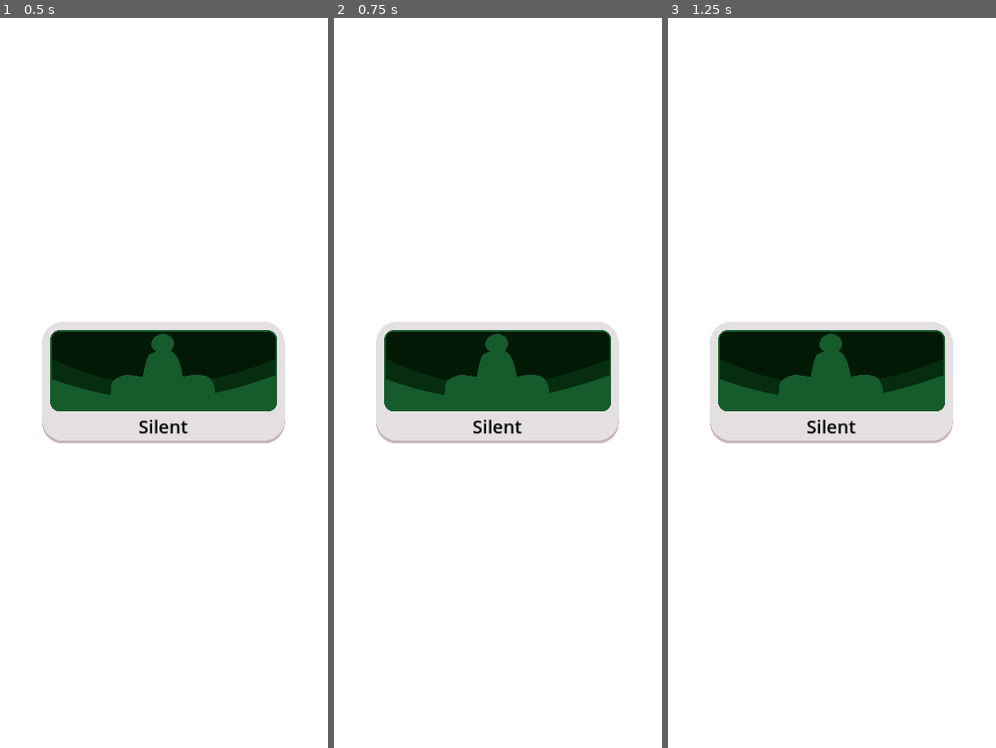
Above: before the commit, frames 1-3 (left to right).
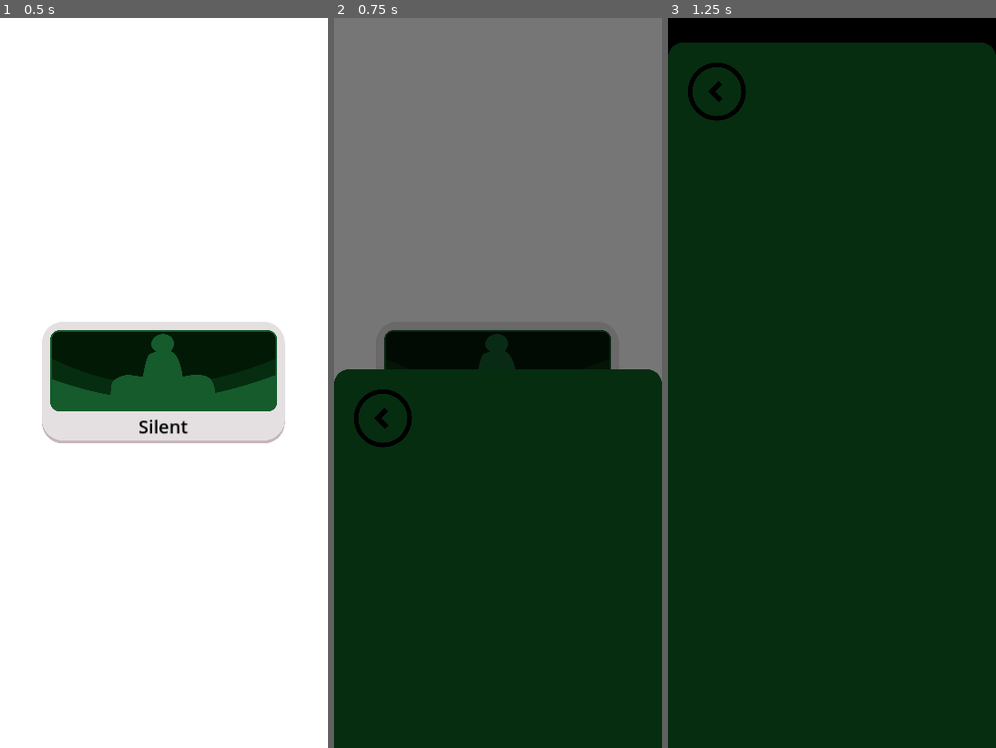
Above: after the commit, the same moments.

Repository: JeppeLindberg/Meditation_Timer
Game: Godot game, scene res://scenes/main_scene.tscn
The game is run twice, just before and just after one commit, with the same random seed, the same clock (stepped at 60 frames per second) and the same inputs.
Inputs:
- Up to frame 1 (0.5 s): no input
- Up to frame 2 (0.75 s): click "Silent" at 0.5 s
- Up to frame 3 (1.25 s): no input

Frame 1 is identical in both runs. In frame 2, 96% of the frame differs, in the area x 0-100%, y 0-100%; in frame 3, 96%.

Commit message:
meditation window

Diff:
--- a/scenes/main_scene.tscn
+++ b/scenes/main_scene.tscn
@@ -1,26 +1,53 @@
-[gd_scene load_steps=8 format=3 uid="uid://c50saja4yap0w"]
+[gd_scene load_steps=13 format=3 uid="uid://c50saja4yap0w"]
 
 [ext_resource type="Script" path="res://scripts/main_scene.gd" id="1_5oejp"]
 [ext_resource type="Texture2D" uid="uid://dy7ubts3wma1p" path="res://sprites/shelf.svg" id="1_6atf7"]
 [ext_resource type="Script" path="res://scripts/meditation_menu.gd" id="1_8s6u5"]
 [ext_resource type="Texture2D" uid="uid://b3coic1swxplg" path="res://sprites/panel_button.svg" id="1_njh2d"]
 [ext_resource type="Texture2D" uid="uid://b4qc0rydjmtn5" path="res://sprites/silent.svg" id="2_3n5om"]
+[ext_resource type="Script" path="res://scripts/main_menu.gd" id="4_8owsi"]
+[ext_resource type="Texture2D" uid="uid://eq0qyc83koaj" path="res://sprites/back_button.svg" id="4_aifvn"]
 [ext_resource type="Script" path="res://scripts/subject_button.gd" id="4_u4kv6"]
+[ext_resource type="Texture2D" uid="uid://jfudr55s8ms" path="res://sprites/back_button_pressed.svg" id="5_j3bww"]
+[ext_resource type="Script" path="res://scripts/back_button.gd" id="5_x7m7k"]
 [ext_resource type="Texture2D" uid="uid://bw4rheleiiqmo" path="res://sprites/panel_pressed.svg" id="6_iigh6"]
+
+[sub_resource type="Curve" id="Curve_wefxq"]
+_data = [Vector2(0, 0), 0.0, 0.0, 0, 0, Vector2(0.318328, 1), 0.0, 0.0, 0, 0]
+point_count = 2
 
 [node name="main_scene" type="Node2D"]
 script = ExtResource("1_5oejp")
 
 [node name="meditation_menu" type="Node2D" parent="."]
+z_index = 100
 position = Vector2(0, 2400)
 script = ExtResource("1_8s6u5")
+move_curve = SubResource("Curve_wefxq")
 
-[node name="TextureRect" type="TextureRect" parent="meditation_menu"]
+[node name="blackout" type="ColorRect" parent="meditation_menu"]
+offset_left = -1164.0
+offset_top = -2769.0
+offset_right = 2221.0
+offset_bottom = 2961.0
+color = Color(0, 0, 0, 0)
+
+[node name="background" type="TextureRect" parent="meditation_menu"]
 offset_right = 40.0
 offset_bottom = 40.0
 texture = ExtResource("1_6atf7")
 
+[node name="back_button" type="TextureButton" parent="meditation_menu"]
+offset_left = 60.0
+offset_top = 60.0
+offset_right = 260.0
+offset_bottom = 260.0
+texture_normal = ExtResource("4_aifvn")
+texture_pressed = ExtResource("5_j3bww")
+script = ExtResource("5_x7m7k")
+
 [node name="main_menu" type="Node2D" parent="."]
+script = ExtResource("4_8owsi")
 
 [node name="top" type="Node2D" parent="main_menu"]
 
--- /dev/null
+++ b/scripts/back_button.gd
@@ -0,0 +1,20 @@
+extends TextureButton
+
+var _scene_paths := preload("res://scripts/library/scene_paths.gd").new()
+
+var _meditation_menu
+
+var _prev_button_pressed = false
+
+func start():
+	_meditation_menu = get_node(_scene_paths.MEDITATION_MENU)
+
+func _process(_delta):
+	if _prev_button_pressed == true and button_pressed == false:
+		if is_hovered():
+			_button_pressed()
+
+	_prev_button_pressed = button_pressed
+
+func _button_pressed():
+	_meditation_menu.move_to_main_menu()
--- a/scripts/library/scene_paths.gd
+++ b/scripts/library/scene_paths.gd
@@ -1,2 +1,6 @@
 const UNDER_TOP_PANEL_ANCHOR: String = "/root/main_scene/under_top_panel_anchor"
 const BOTTOM_ANCHOR: String = "/root/main_scene/bottom_anchor"
+
+const MAIN_SCENE: String = "/root/main_scene"
+const MAIN_MENU: String = "/root/main_scene/main_menu"
+const MEDITATION_MENU: String = "/root/main_scene/meditation_menu"
--- /dev/null
+++ b/scripts/main_menu.gd
@@ -0,0 +1,17 @@
+extends Node2D
+
+var _scene_paths := preload("res://scripts/library/scene_paths.gd").new()
+
+var _main_scene
+
+var active = true
+
+func start():
+	_main_scene = get_node(_scene_paths.MAIN_SCENE)
+
+func activate_menu():
+	active = true
+	_main_scene.make_clickable(self)
+
+func deactivate_menu():
+	active = false
--- a/scripts/main_scene.gd
+++ b/scripts/main_scene.gd
@@ -3,13 +3,20 @@
 
 
 func _ready():
-	_activate_node(self)
+	_start_node(self)
 	get_node("under_top_panel_anchor")
 
 
-func _activate_node(node):
-	if node.has_method("activate"):
-		node.activate()
+func _start_node(node):
+	if node.has_method("start"):
+		node.start()
 
 	for child in node.get_children():
-		_activate_node(child)
+		_start_node(child)
+
+
+func seconds():
+	return float(Time.get_ticks_msec()) / 1000.0
+
+func make_clickable(node):
+	node.move_to_front()
--- a/scripts/meditation_menu.gd
+++ b/scripts/meditation_menu.gd
@@ -2,10 +2,42 @@
 
 var _scene_paths := preload("res://scripts/library/scene_paths.gd").new()
 
+@export var move_curve: Curve
+
+var _main_scene
+var _main_menu
 var _under_top_panel_pos
 var _bottom_pos
+var _blackout
+
+var active = false
+var _activated_at = -1.0
 
 
-func activate():
+func start():
+	_main_scene = get_node(_scene_paths.MAIN_SCENE)
+	_main_menu = get_node(_scene_paths.MAIN_MENU)
 	_bottom_pos = get_node(_scene_paths.BOTTOM_ANCHOR).global_position
 	_under_top_panel_pos = get_node(_scene_paths.UNDER_TOP_PANEL_ANCHOR).global_position
+	_blackout = get_node("blackout")
+
+func _process(_delta):
+	var weight = move_curve.sample(_main_scene.seconds() - _activated_at)
+	if not active:
+		weight = 1.0 - weight
+	global_position = lerp(_bottom_pos, _under_top_panel_pos, weight)
+	_blackout.color = Color(0, 0, 0, weight)
+
+func activate_menu():
+	active = true
+	_activated_at = _main_scene.seconds()
+	_main_scene.make_clickable(self)
+
+func deactivate_menu():
+	active = false
+	_activated_at = _main_scene.seconds()
+
+func move_to_main_menu():
+	if active:
+		deactivate_menu()
+		_main_menu.activate_menu()
--- a/scripts/subject_button.gd
+++ b/scripts/subject_button.gd
@@ -1,25 +1,31 @@
 extends TextureButton
+
+var _scene_paths := preload("res://scripts/library/scene_paths.gd").new()
 
 @export var unpressed_panel_texture: Texture
 @export var pressed_panel_texture: Texture
 
 var _panel: NinePatchRect
 var _other_nodes
+var _main_menu
+var _meditation_menu
 
 var _prev_button_pressed = false
 
 
-func activate():
+func start():
 	_panel = get_node("panel")
 	_other_nodes = get_children()
 	for i in range(len(_other_nodes)):
 		if _other_nodes[i] == _panel:
 			_other_nodes.pop_at(i)
 			break
+	_main_menu = get_node(_scene_paths.MAIN_MENU)
+	_meditation_menu = get_node(_scene_paths.MEDITATION_MENU)
 
 
 func _process(_delta):
-	if _prev_button_pressed == false and button_pressed == true:
+	if _prev_button_pressed == false and button_pressed == true and _main_menu.active:
 		_panel.texture = pressed_panel_texture
 	if _prev_button_pressed == true and button_pressed == false:
 		_panel.texture = unpressed_panel_texture
@@ -30,4 +36,6 @@
 
 
 func _button_pressed():
-	print("bla")
+	if _main_menu.active:
+		_main_menu.deactivate_menu()
+		_meditation_menu.activate_menu()
--- /dev/null
+++ b/sprites/back_button.svg
@@ -0,0 +1 @@
+<svg id="ejWxrN1b3S91" xmlns="http://www.w3.org/2000/svg" xmlns:xlink="http://www.w3.org/1999/xlink" viewBox="0 0 200 200" shape-rendering="geometricPrecision" text-rendering="geometricPrecision"><ellipse rx="88" ry="88" transform="translate(101 101)" fill="none" stroke="#000" stroke-width="15"/><path d="M63.276358,100L98.299205,64.977154l11.939413,11.939414-23.100344,23.100361L63.276358,100Z" transform="translate(8.916242 0.983071)" stroke-width="0.5"/><path d="M63.276358,100L98.299205,64.977154l11.939413,11.939414-23.100344,23.100361L63.276358,100Z" transform="matrix(1 0 0-1 8.916242 201.016929)" stroke-width="0.5"/></svg>
--- /dev/null
+++ b/sprites/back_button_pressed.svg
@@ -0,0 +1 @@
+<svg id="eNxslVJzdou1" xmlns="http://www.w3.org/2000/svg" xmlns:xlink="http://www.w3.org/1999/xlink" viewBox="0 0 200 200" shape-rendering="geometricPrecision" text-rendering="geometricPrecision"><g transform="matrix(.8 0 0 0.8 20.2 20.2)"><ellipse rx="88" ry="88" transform="translate(101 101)" fill="none" stroke="#000" stroke-width="15"/><path d="M63.276358,100L98.299205,64.977154l11.939413,11.939414-23.100344,23.100361L63.276358,100Z" transform="translate(8.916242 0.983071)" stroke-width="0.5"/><path d="M63.276358,100L98.299205,64.977154l11.939413,11.939414-23.100344,23.100361L63.276358,100Z" transform="matrix(1 0 0-1 8.916242 201.016929)" stroke-width="0.5"/></g></svg>
Not shown, changed: export_presets.cfg
Not shown, added: sprites/back_button.svg.import
Not shown, added: sprites/back_button_pressed.svg.import
